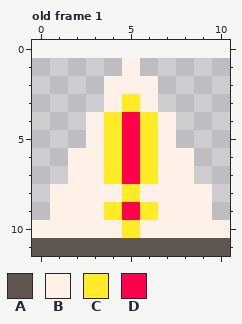
Pixel-art file -- assets/triangle.aseprite. Above is the file before it was changed.
11x11 pixels, 1 frame. Shown: old frame 1. The old version is drawn lined up with the new one, on the new canvas. The commit also changed other frames, which this record leaves out.
Palette (. is transparent): A #5f574f  B #fff1e8  C #ffec27  D #ff004d
Pixels before, old frame 1, first column x 0:
 1 .....B.....
 2 ....BBB....
 3 ....BCB....
 4 ...BCDCB...
 5 ...BCDCB...
 6 ..BBCDCBB..
 7 ..BBCDCBB..
 8 .BBBBCBBBB.
 9 .BBBCDCBBB.
10 BBBBBCBBBBB
11 AAAAAAAAAAA
And afterwards:
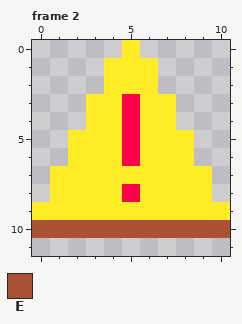
Colours new in this view: E #ab5236
A new or re-ordered frame is compared with the old frame closest to it.
From old to new:
canvas 11x11 -> 11x12, the old top-left corner now at 0,1
frames 1 -> 2
Changed rows in their new state; - is an unchanged pixel.
Frame 2 is new; against old frame 1:
first column x 0:
 0 -----C-----
 1 ----CCC----
 2 ----CCC----
 3 ---CCDCC---
 4 ---C---C---
 5 --CC---CC--
 6 --CC---CC--
 7 -CCC-C-CCC-
 8 -CCCCDCCCC-
 9 CCCC-C-CCCC
10 EEEEEEEEEEE
11 ...........
